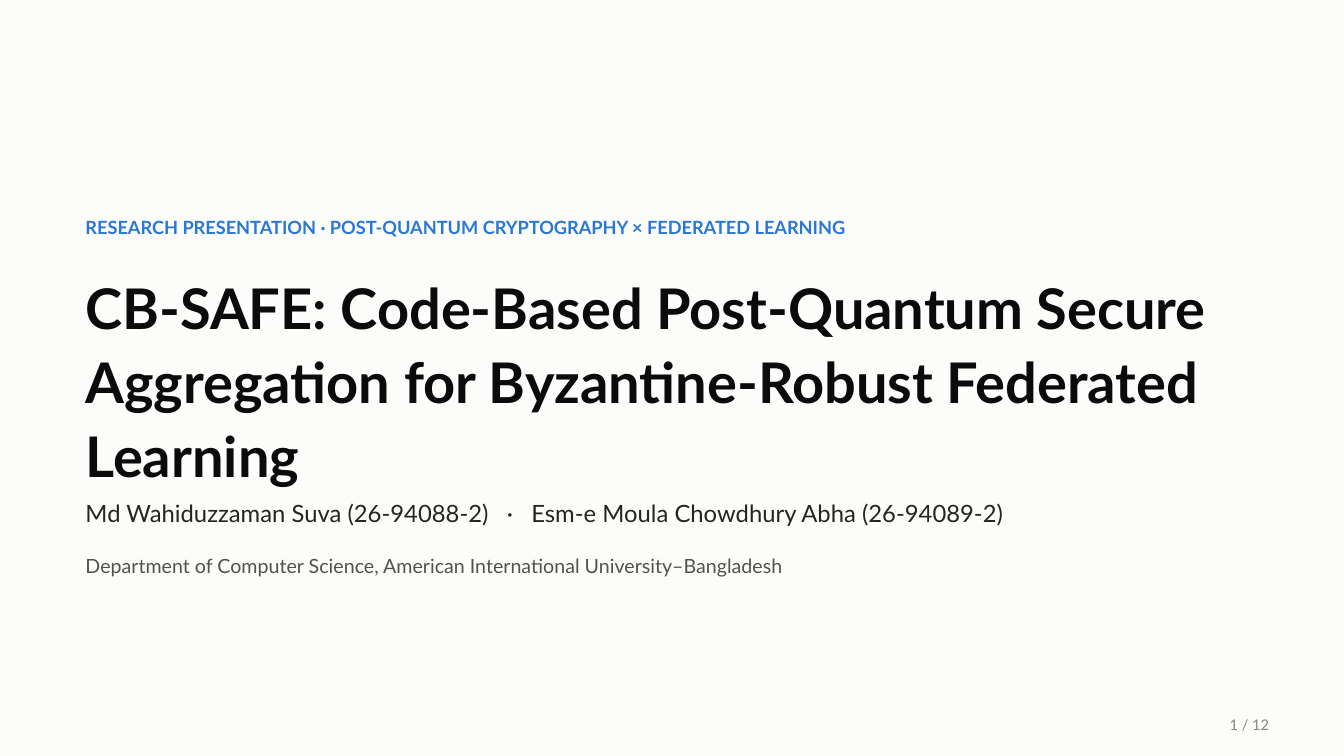
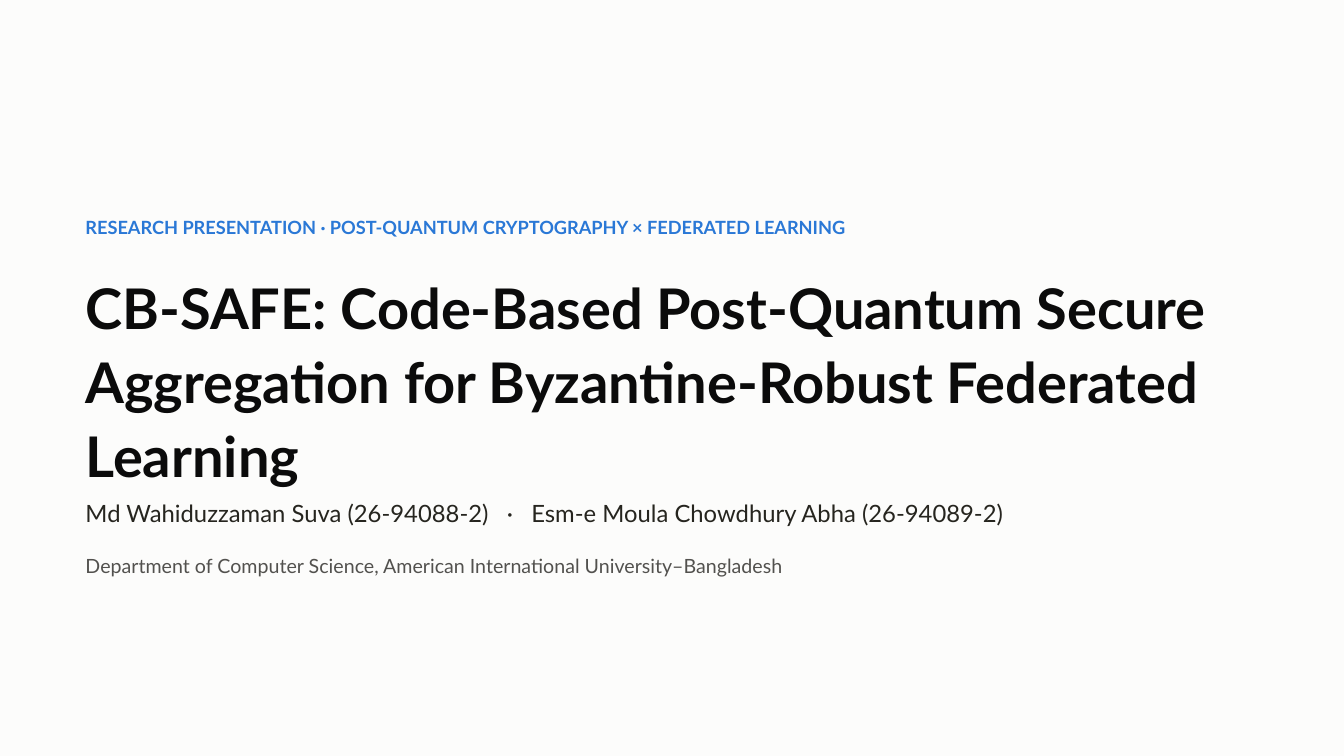
Before and after one commit to wshuv-o/cb-safe-draft, a slide deck: slide 1 of paper/cbsafe_slides.pptx. Drawn at 1344x756 pixels with LibreOffice and Linux fonts; fonts in the diff are those of the drawing. Boxes give left, top, right and bottom in pixels: in the first picture for what was removed or moved away, otherwise in the second. Text is boxed around its words. In the diff, an @@ line names an element or a change of style, - is before the commit and + after.

```diff
--- a/paper/cbsafe_slides.pptx
+++ b/paper/cbsafe_slides.pptx
@@ text removed at box(1230, 719, 1269, 730) @@
-1 / 12
```
Also in this commit, not shown: 11 other slides changed, 5 slides added, 2 other files.
